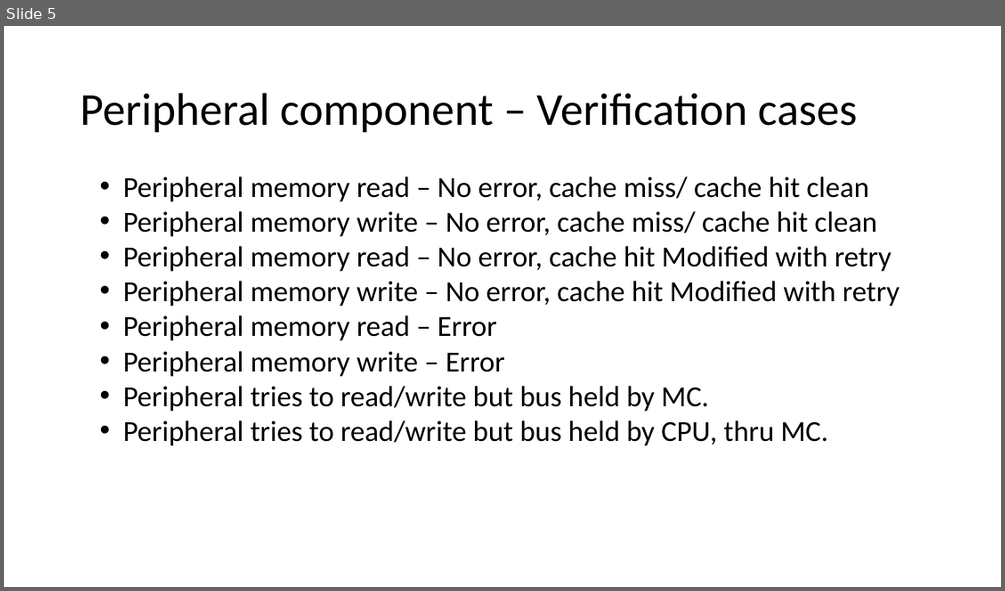
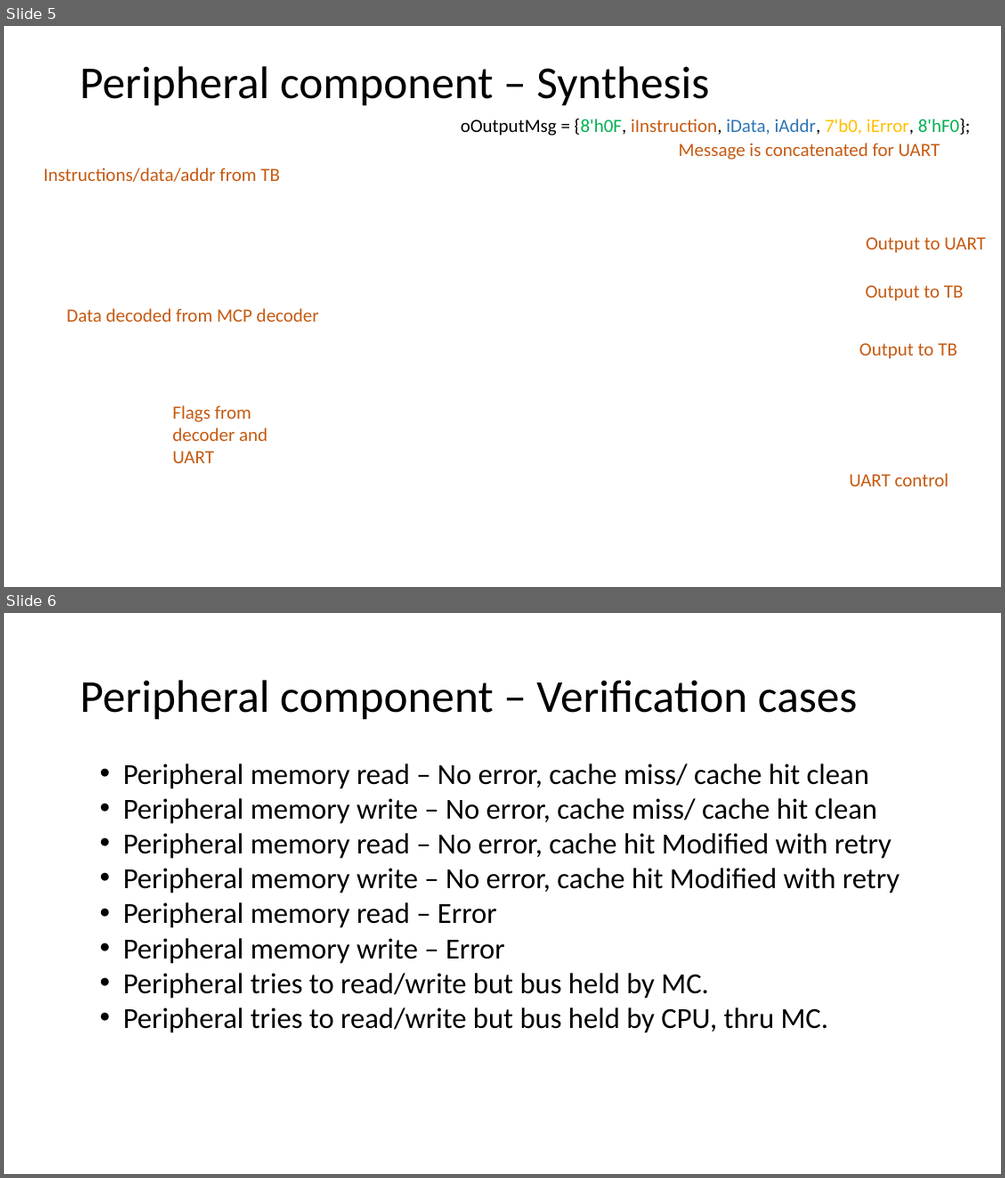
Before and after one commit to md710644/finalarquicompu, a slide deck: Diseno_final_arq.pptx. Shown one above the other, each under a label of ours: slide 5 before the commit, slides 5 and 6 after it. The pictures are 1005x591 and 1005x1178 pixels, drawn with LibreOffice and Linux fonts; fonts in the diff are those of the drawing; background and template pictures are left out. Boxes give left, top, right and bottom in pixels: in the first picture for what was removed or moved away, otherwise in the second. Text is boxed around its words. In the diff, an @@ line names an element or a change of style, - is before the commit and + after.

```diff
--- a/Diseno_final_arq.pptx
+++ b/Diseno_final_arq.pptx
@@ slide 5 added at bbox=[4, 26, 1001, 587], background picture (left out) @@
@@ text added at bbox=[80, 66, 709, 106], 44 pt, text #000000 @@
+Peripheral component – Synthesis
@@ text added at bbox=[461, 119, 971, 135], 18 pt, text #000000 @@
+oOutputMsg = {8'h0F, iInstruction, iData, iAddr, 7'b0, iError, 8'hF0};
@@ text added at bbox=[679, 143, 940, 160], 18 pt, text #C55A11 @@
+Message is concatenated for UART
@@ text added at bbox=[43, 168, 280, 182], 18 pt, text #C55A11 @@
+Instructions/data/addr from TB
@@ text added at bbox=[866, 237, 986, 253], 18 pt, text #C55A11 @@
+Output to UART
@@ text added at bbox=[866, 285, 963, 301], 18 pt, text #C55A11 @@
+Output to TB
@@ text added at bbox=[66, 308, 319, 321], 18 pt, text #C55A11 @@
+Data decoded from MCP decoder
@@ text added at bbox=[859, 343, 957, 359], 18 pt, text #C55A11 @@
+Output to TB
@@ text added at bbox=[172, 405, 267, 463], 18 pt, text #C55A11 @@
+Flags from decoder and UART
@@ text added at bbox=[849, 473, 949, 486], 18 pt, text #C55A11 @@
+UART control
@@ what was slide 5 is now slide 6 @@
```
Also in this commit, not shown: 2 slides changed, 2 other slides added.
